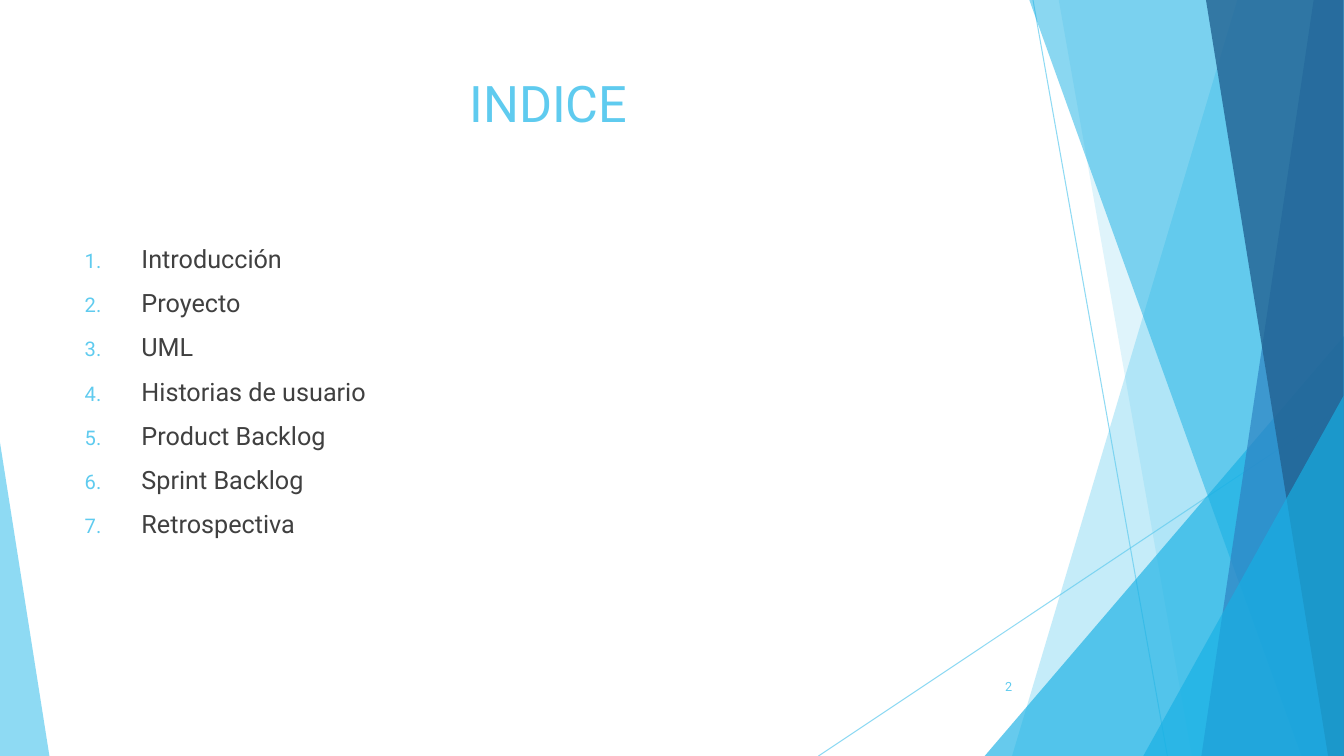
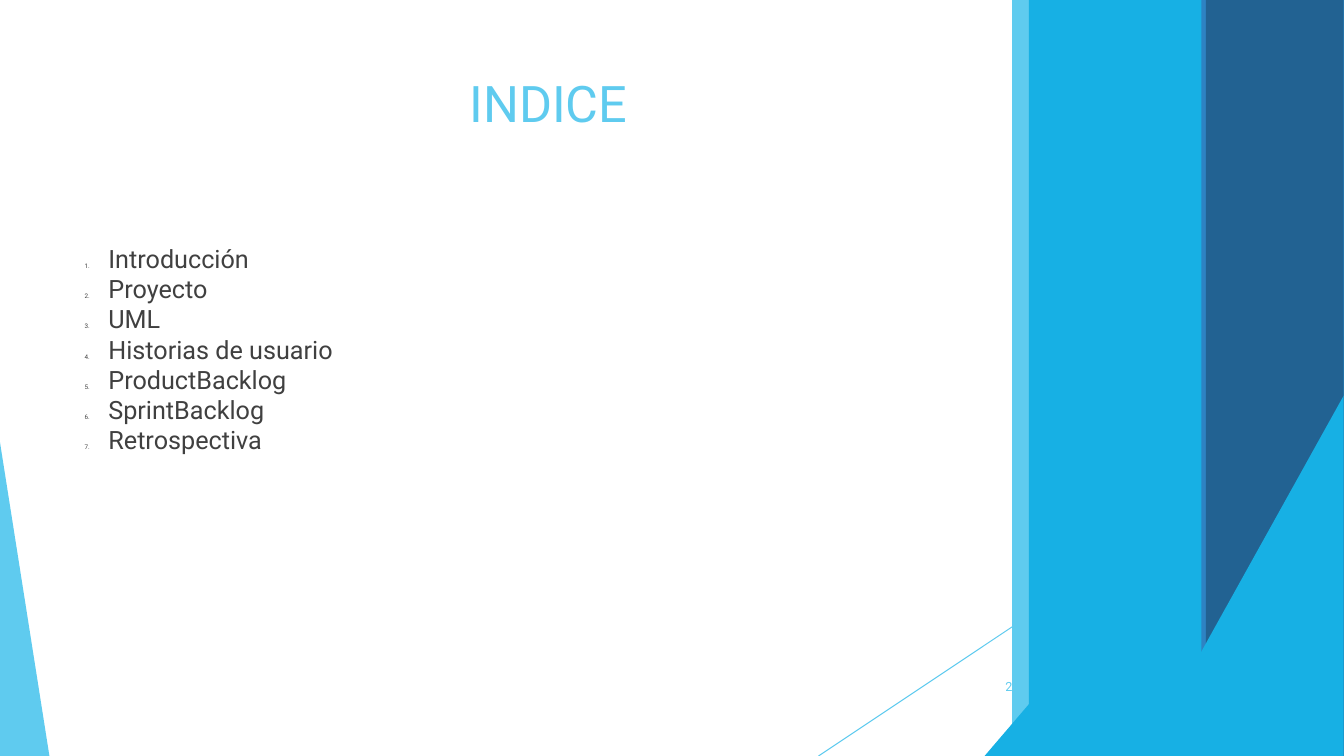
Before and after one commit to mycodeself/DSS_NegoServicios, a slide deck: slide 2 of Presentacion_Fase1.pptx. Drawn at 1344x756 pixels with LibreOffice and Linux fonts; fonts in the diff are those of the drawing. Boxes give left, top, right and bottom in pixels: in the first picture for what was removed or moved away, otherwise in the second. Text is boxed around its words. In the diff, an @@ line names an element or a change of style, - is before the commit and + after.

```diff
--- a/Presentacion_Fase1.pptx
+++ b/Presentacion_Fase1.pptx
@@ rectangle added at bbox=[1012, 0, 1344, 756], fill #5FCBEF @@
@@ rectangle added at bbox=[1029, 0, 1344, 756], fill #17B0E4 @@
@@ line (1033, 0) - (1168, 756): stroke #5FCBEF 0.75 pt to #5FCBEF 0.74 pt @@
@@ rectangle added at bbox=[1059, 0, 1344, 756], fill #5FCBEF @@
@@ rectangle added at bbox=[1202, 0, 1344, 756], fill #2E83C3 @@
@@ group removed at bbox=[1012, 0, 1344, 756]: 5 freeform shapes @@
@@ rectangle added at bbox=[1206, 0, 1344, 756], fill #226292 @@
@@ text at bbox=[108, 249, 332, 454]: indent changed; less space between paragraphs @@
@@ triangle at bbox=[985, 336, 1344, 756]: fill #17B0E4 at 66% opacity to #17B0E4 @@
@@ text at bbox=[108, 370, 286, 425]: text changed @@
-5. Product Backlog
-6. Sprint Backlog
+5. ProductBacklog
+6. SprintBacklog
@@ line (1344, 406) - (819, 756): stroke #5FCBEF 0.75 pt to #5FCBEF 0.74 pt @@
@@ triangle at bbox=[1143, 396, 1344, 756]: fill #17B0E4 at 66% opacity to #17B0E4 @@
@@ triangle at bbox=[0, 443, 49, 756]: fill #5FCBEF at 70% opacity to #5FCBEF @@
```
Also in this commit, not shown: 8 other slides changed, 1 other file.
